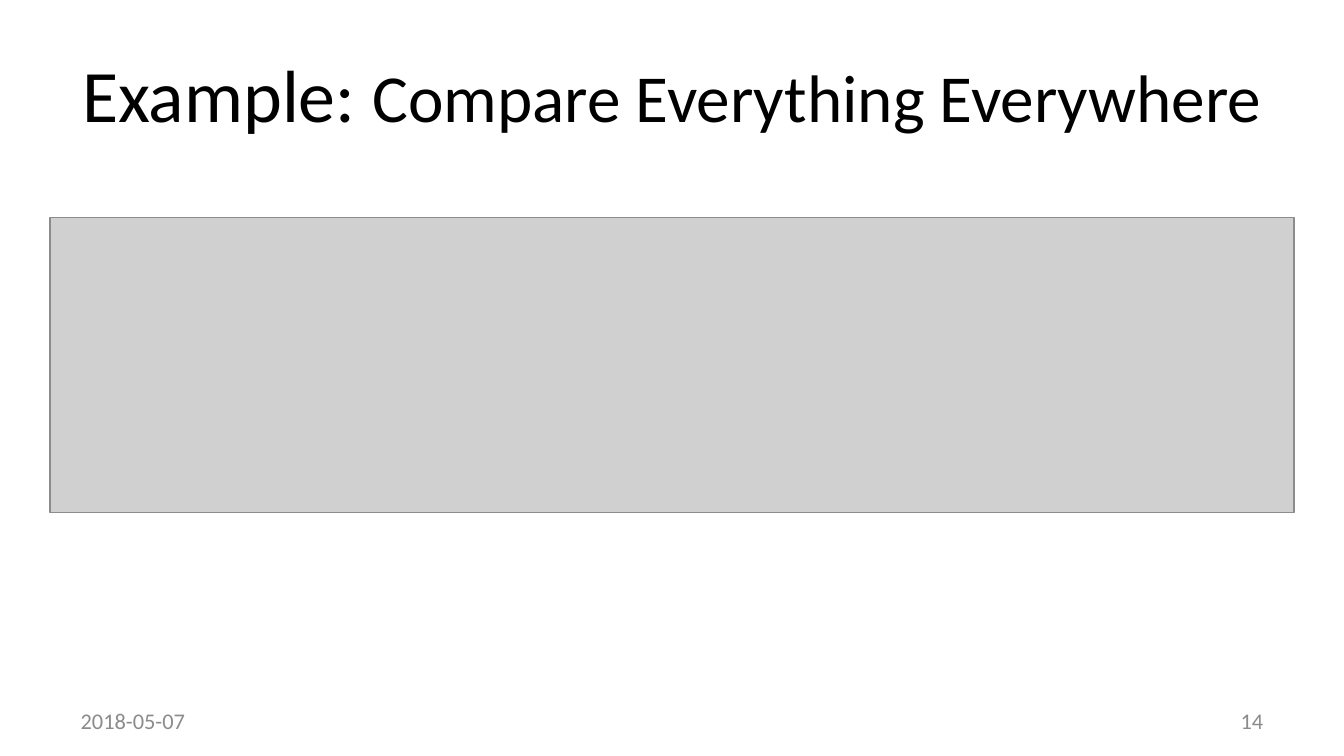
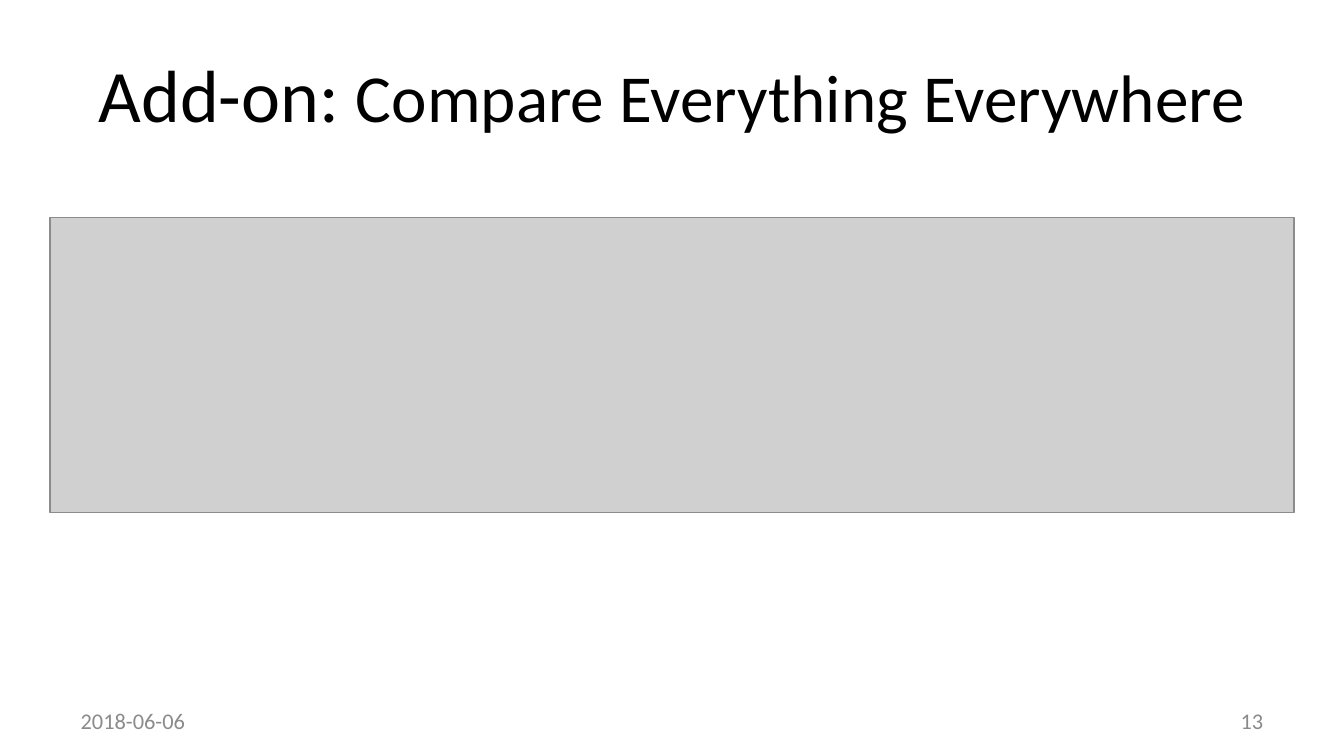
Before and after one commit to method5/method5.github.io, a slide deck: slide 13 of presentations/Method5.pptx (slide 14 before the commit). Drawn at 1344x756 pixels with LibreOffice and Linux fonts; fonts in the diff are those of the drawing; grey boxes stand for pictures; background and template pictures are left out. Boxes give left, top, right and bottom in pixels: in the first picture for what was removed or moved away, otherwise in the second. Text is boxed around its words. In the diff, an @@ line names an element or a change of style, - is before the commit and + after.

```diff
--- a/presentations/Method5.pptx
+++ b/presentations/Method5.pptx
@@ title at (99, 70, 1244, 134): text changed @@
-Example: Compare Everything Everywhere
+Add-on: Compare Everything Everywhere
@@ text at (81, 714, 185, 729): text changed @@
-2018-05-07
+2018-06-06
@@ page number at (1241, 714, 1264, 729): text changed @@
-14
+13
```
Also in this commit, not shown: 23 other slides changed, 1 slide added, 1 slide removed.
